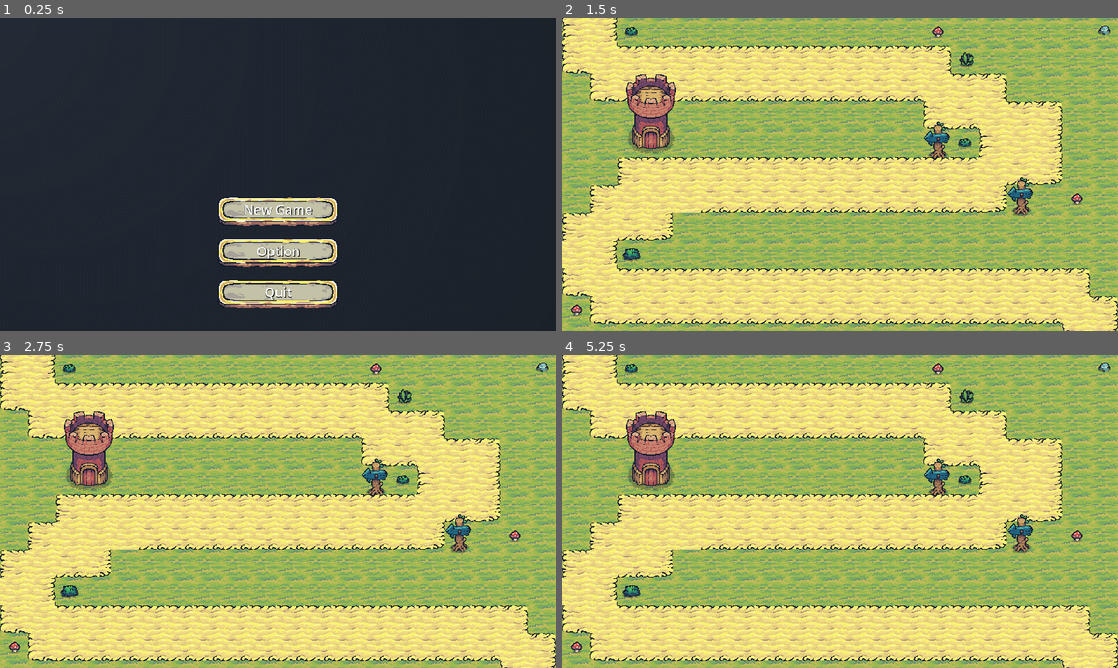
Above: before the commit, frames 1-4 (two rows, left to right).
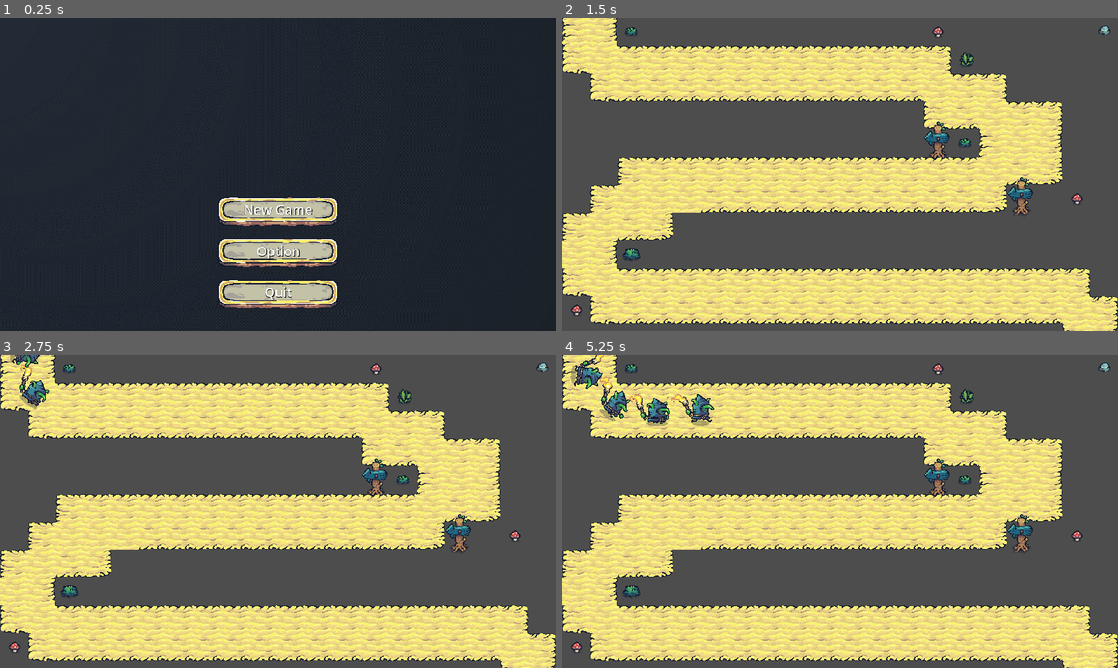
Above: after the commit, the same moments.

Repository: Akane13/FeyFortress
Game: Godot game, scene res://Scene/UIScenes/mainmenu.tscn
Same seed, same stepped clock (60 frames per second), same inputs: the game is played once before the commit and once after it.
Inputs:
- Up to frame 1 (0.25 s): no input
- Up to frame 2 (1.5 s): click "New Game" at 0.5 s; tap Enter at 1.25 s
- Up to frame 3 (2.75 s): no input
- Up to frame 4 (5.25 s): no input

The runs differ from the first frame. In frame 2, 50% of the frame differs, in the area x 0-100%, y 0-100%; in frame 3, 50%; in frame 4, 51%.

Commit message:
path Spawner, path2D parent to pathfollow2D, and enemy1 add-on

Diff:
--- a/Scene/Maps/Map1.tscn
+++ b/Scene/Maps/Map1.tscn
@@ -8,7 +8,7 @@
 [ext_resource type="Texture2D" uid="uid://cwuacaa3bks7p" path="res://Assets/Enviroment/Props/08.png" id="6_npv76"]
 [ext_resource type="Texture2D" uid="uid://8mp4avv72h45" path="res://Assets/Enviroment/Props/11.png" id="7_f4iif"]
 [ext_resource type="Texture2D" uid="uid://dkpgytgbi04he" path="res://Assets/Enviroment/Props/17.png" id="8_q7um8"]
-[ext_resource type="PackedScene" uid="uid://bpt2wxuq0v0bk" path="res://Scene/SupportScenes/tower1.tscn" id="9_q0xbe"]
+[ext_resource type="Script" path="res://Scene/Maps/PathSpawner.gd" id="9_njij6"]
 
 [sub_resource type="TileSetAtlasSource" id="TileSetAtlasSource_wx3g3"]
 texture = ExtResource("1_mcpdy")
@@ -315,6 +315,7 @@
 texture_filter = 1
 
 [node name="ground" type="TileMap" parent="."]
+visible = false
 texture_filter = 1
 tile_set = SubResource("TileSet_afud0")
 format = 2
@@ -325,7 +326,10 @@
 format = 2
 layer_0/tile_data = PackedInt32Array(-131069, 458752, 3, -131070, 393216, 0, -131071, 327680, 0, -65535, 393216, 1, 0,  …(2536 unchanged characters)…
 
-[node name="tower" type="Node2D" parent="."]
-
-[node name="tower1" parent="tower" instance=ExtResource("9_q0xbe")]
-position = Vector2(205, 205)
+[node name="PathSpawner" type="Node2D" parent="."]
+script = ExtResource("9_njij6")
+
+[node name="Timer" type="Timer" parent="PathSpawner"]
+autostart = true
+
+[connection signal="timeout" from="PathSpawner/Timer" to="PathSpawner" method="_on_timer_timeout"]
--- /dev/null
+++ b/Scene/Maps/PathSpawner.gd
@@ -0,0 +1,7 @@
+extends Node2D
+
+@onready var path= preload("res://Scene/Maps/path_map1.tscn")
+
+func _on_timer_timeout():
+	var tempPath = path.instantiate()
+	add_child(tempPath)
--- /dev/null
+++ b/Scene/Maps/path_map1.tscn
@@ -0,0 +1,19 @@
+[gd_scene load_steps=3 format=3 uid="uid://00la6yobhgos"]
+
+[ext_resource type="PackedScene" uid="uid://bdtsr03w643it" path="res://Scene/SupportScenes/enemy/enemy1.tscn" id="1_xv3dj"]
+
+[sub_resource type="Curve2D" id="Curve2D_fbed7"]
+_data = {
+"points": PackedVector2Array(0, 0, 0, 0, 62, -19, 0, 0, 0, 0, 56, 63, 0, 0, 0, 0, 141, 127, 0, 0, 0, 0, 833, 123, 0, 0, 0, 0, 929, 193, 0, 0, 0, 0, 1050, 273, 0, 0, 0, 0, 973, 377, 0, 0, 0, 0, 211, 377, 0, 0, 0, 0, 41, 527, 0, 0, 0, 0, 111, 646, 0, 0, 0, 0, 1151, 646, 0, 0, 0, 0, 1228, 707, 0, 0, 0, 0, 1221, 763)
+}
+point_count = 13
+
+[node name="Path2D" type="Path2D"]
+curve = SubResource("Curve2D_fbed7")
+
+[node name="PathFollow2D" type="PathFollow2D" parent="."]
+position = Vector2(62, -19)
+rotation = 1.64384
+loop = false
+
+[node name="CharacterBody2D" parent="PathFollow2D" instance=ExtResource("1_xv3dj")]
--- /dev/null
+++ b/Scene/SupportScenes/enemy/enemy1.gd
@@ -0,0 +1,9 @@
+extends CharacterBody2D
+
+@export var speed = 100
+
+func _physics_process(delta):
+	get_parent().progress += speed * delta
+
+	if get_parent().get_progress_ratio() ==1:
+		queue_free()
--- a/Scene/SupportScenes/enemy/enemy1.tscn
+++ b/Scene/SupportScenes/enemy/enemy1.tscn
@@ -1,5 +1,6 @@
-[gd_scene load_steps=16 format=3 uid="uid://bdtsr03w643it"]
+[gd_scene load_steps=18 format=3 uid="uid://bdtsr03w643it"]
 
+[ext_resource type="Script" path="res://Scene/SupportScenes/enemy/enemy1.gd" id="1_k4o32"]
 [ext_resource type="Texture2D" uid="uid://rxf1a005rjbw" path="res://Assets/Enemies/Torch_Blue.png" id="1_l12fl"]
 
 [sub_resource type="AtlasTexture" id="AtlasTexture_gu170"]
@@ -106,7 +107,12 @@
 "speed": 10.0
 }]
 
-[node name="enemy1" type="Node2D"]
+[sub_resource type="CapsuleShape2D" id="CapsuleShape2D_l4dyb"]
+radius = 22.5
+height = 57.0
+
+[node name="CharacterBody2D" type="CharacterBody2D"]
+script = ExtResource("1_k4o32")
 
 [node name="Sprite2D" type="Sprite2D" parent="."]
 
@@ -114,4 +120,9 @@
 texture_filter = 1
 sprite_frames = SubResource("SpriteFrames_78nrp")
 animation = &"walk"
-frame_progress = 0.956122
+autoplay = "walk"
+
+[node name="CollisionShape2D" type="CollisionShape2D" parent="."]
+shape = SubResource("CapsuleShape2D_l4dyb")
+
+[node name="AnimationPlayer" type="AnimationPlayer" parent="."]
--- a/project.godot
+++ b/project.godot
@@ -24,3 +24,7 @@
 [dotnet]
 
 project/assembly_name="Fey Fortress"
+
+[rendering]
+
+textures/canvas_textures/default_texture_filter=0
